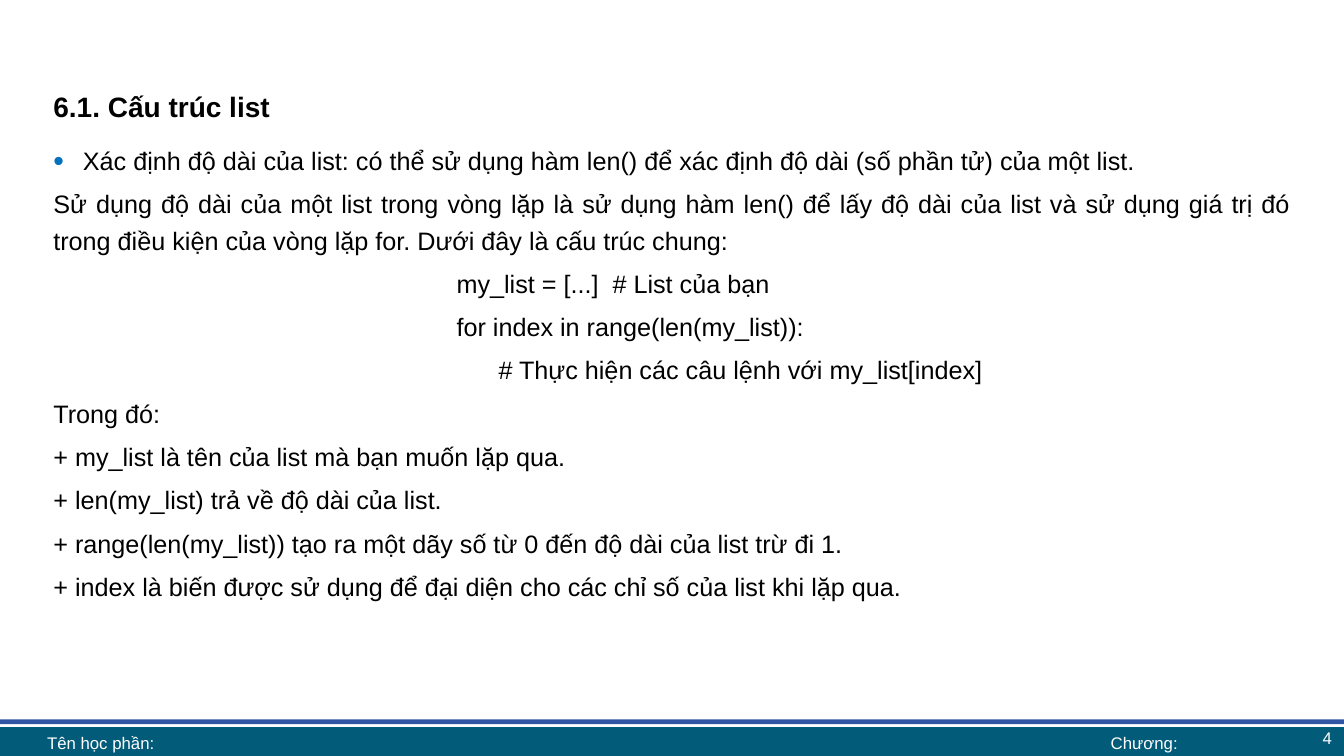
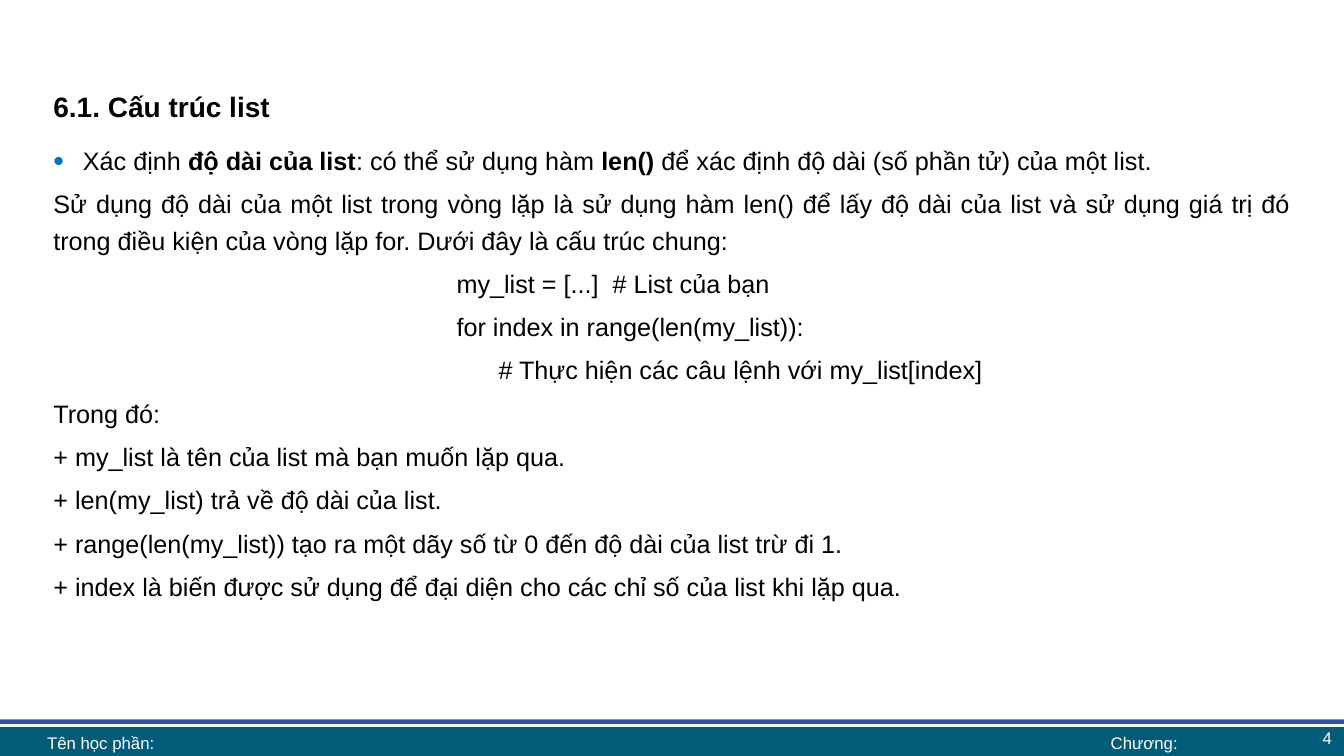
Before and after one commit to lhaaaaa/17A2-Ca-sang, a slide deck: slide 4 of Lab 6/Lab 6 bài giảng.pptx. Drawn at 1344x756 pixels with LibreOffice and Linux fonts; fonts in the diff are those of the drawing; background and template pictures are left out. Boxes give left, top, right and bottom in pixels: in the first picture for what was removed or moved away, otherwise in the second. Text is boxed around its words. In the diff, an @@ line names an element or a change of style, - is before the commit and + after.

```diff
--- a/Lab 6/Lab 6 bài giảng.pptx
+++ b/Lab 6/Lab 6 bài giảng.pptx
@@ text at box(83, 150, 1152, 176): bold on in "độ dài của list: len()" @@
```
Also in this commit, not shown: 7 other slides changed, 2 other files.
